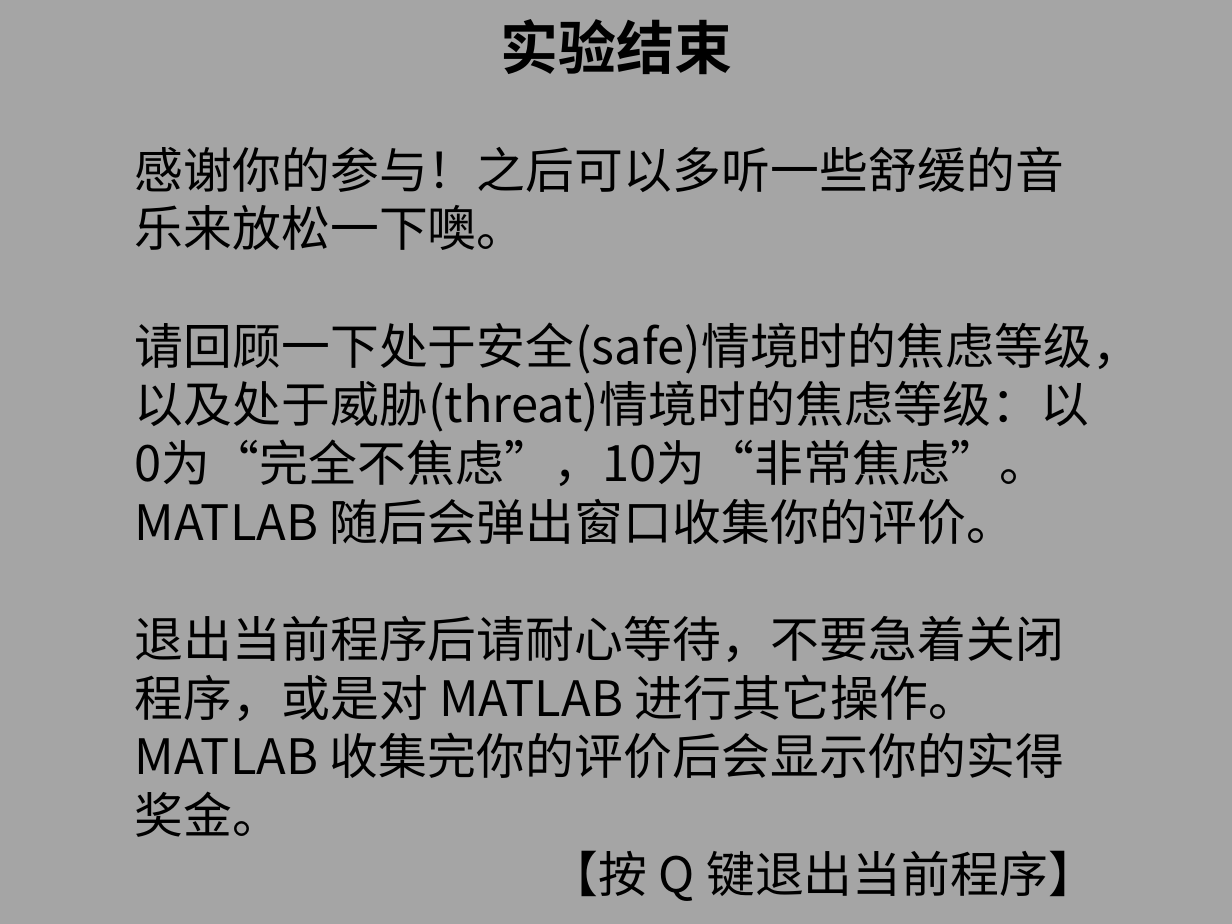
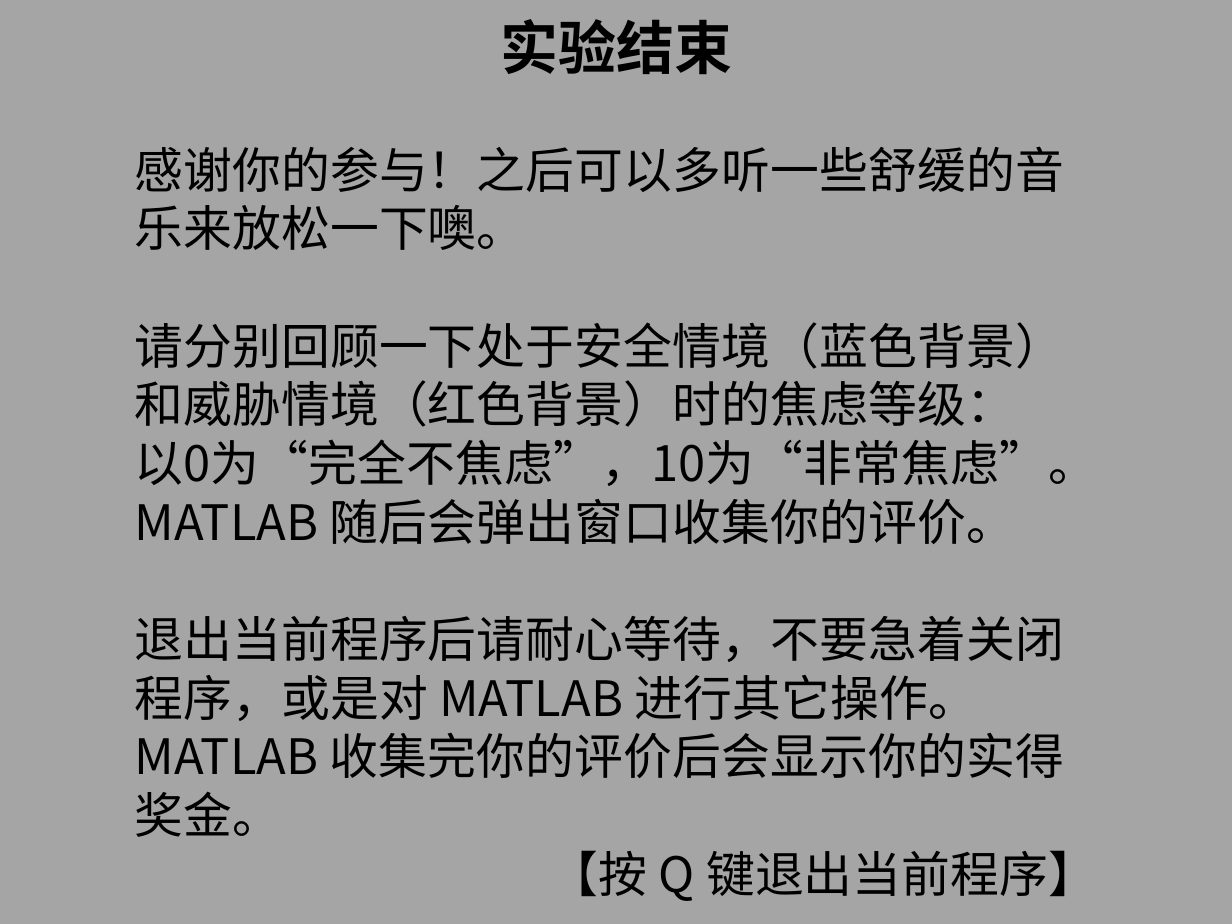
Before and after one commit to MYF2000/matlab-final-homework, a slide deck: slide 6 of task/instructions.pptx. Drawn at 1232x924 pixels with LibreOffice and Linux fonts; fonts in the diff are those of the drawing. Boxes give left, top, right and bottom in pixels: in the first picture for what was removed or moved away, otherwise in the second. Text is boxed around its words. In the diff, an @@ line names an element or a change of style, - is before the commit and + after.

```diff
--- a/task/instructions.pptx
+++ b/task/instructions.pptx
@@ text at bbox=[134, 322, 1097, 544]: text changed @@
-请回顾一下处于安全(safe)情境时的焦虑等级，以及处于威胁(threat)情境时的焦虑等级：以0为“完全不焦虑”，10为“非常焦虑”。MATLAB 随后会弹出窗口收集你的评价。
+请分别回顾一下处于安全情境（蓝色背景）和威胁情境（红色背景）时的焦虑等级：
+以0为“完全不焦虑”，10为“非常焦虑”。MATLAB 随后会弹出窗口收集你的评价。
```
Also in this commit, not shown: 2 other slides changed, 3 other files.
